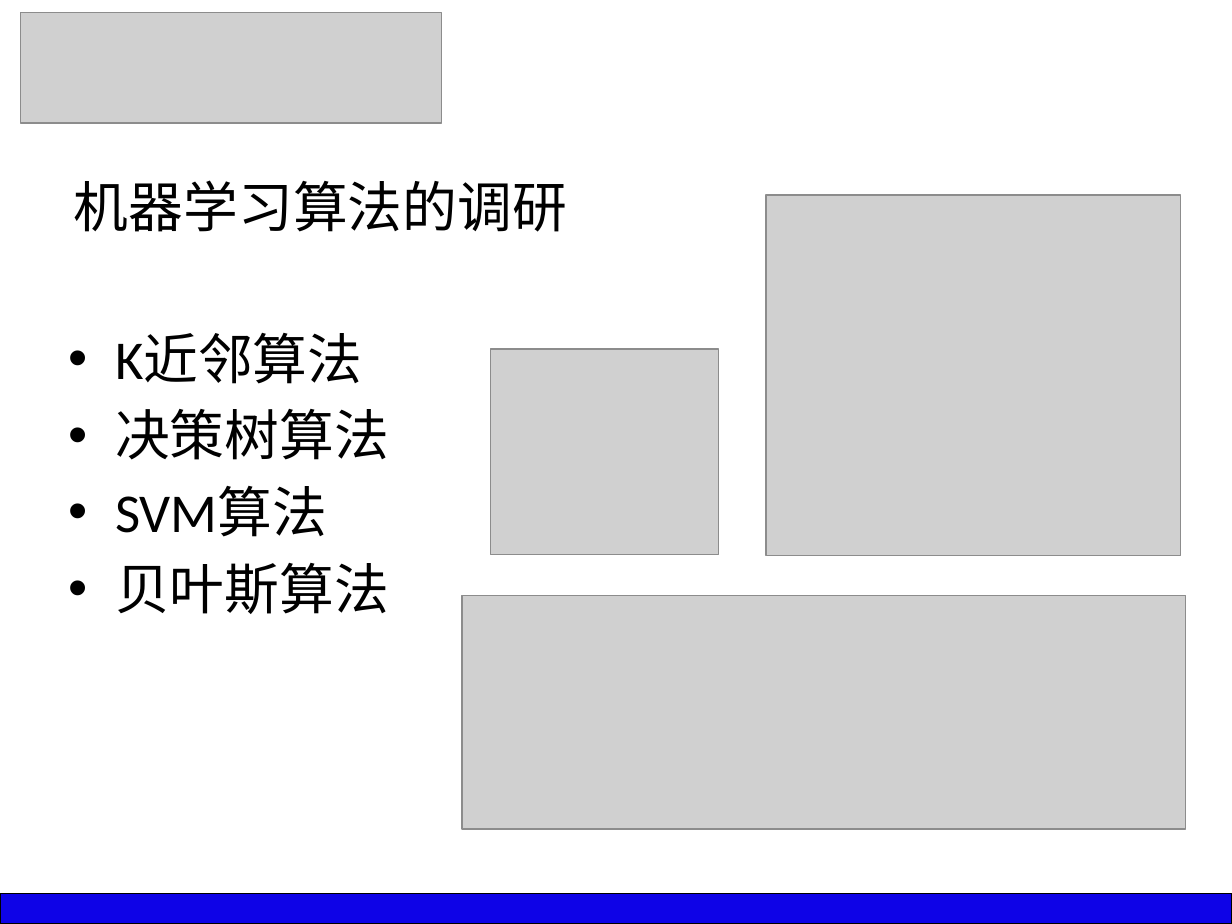
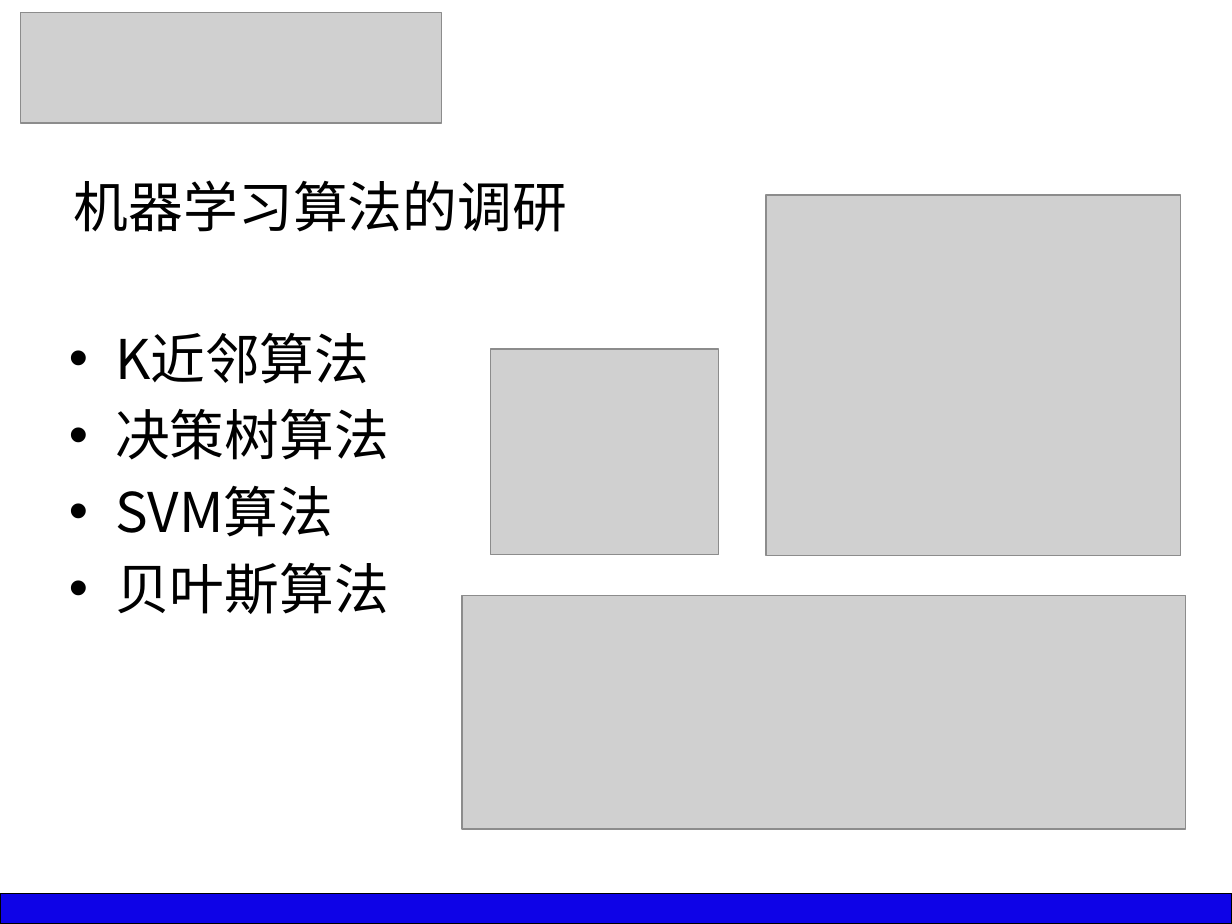
Before and after one commit to silver6wings/WeiboFilter, a slide deck: slide 12 of _Paper/GS11211B8 于俊超 毕业答辩PPT.pptx (slide 6 before the commit). Drawn at 1232x924 pixels with LibreOffice and Linux fonts; fonts in the diff are those of the drawing; grey boxes stand for pictures. Boxes give left, top, right and bottom in pixels: in the first picture for what was removed or moved away, otherwise in the second. Text is boxed around its words. In the diff, an @@ line names an element or a change of style, - is before the commit and + after.

```diff
--- a/_Paper/GS11211B8 于俊超 毕业答辩PPT.pptx
+++ b/_Paper/GS11211B8 于俊超 毕业答辩PPT.pptx
@@ text "K近邻算法" at box(115, 333, 389, 614): font Calibri to Noto Sans CJK SC @@
```
Also in this commit, not shown: 13 other slides changed, 2 other files.
